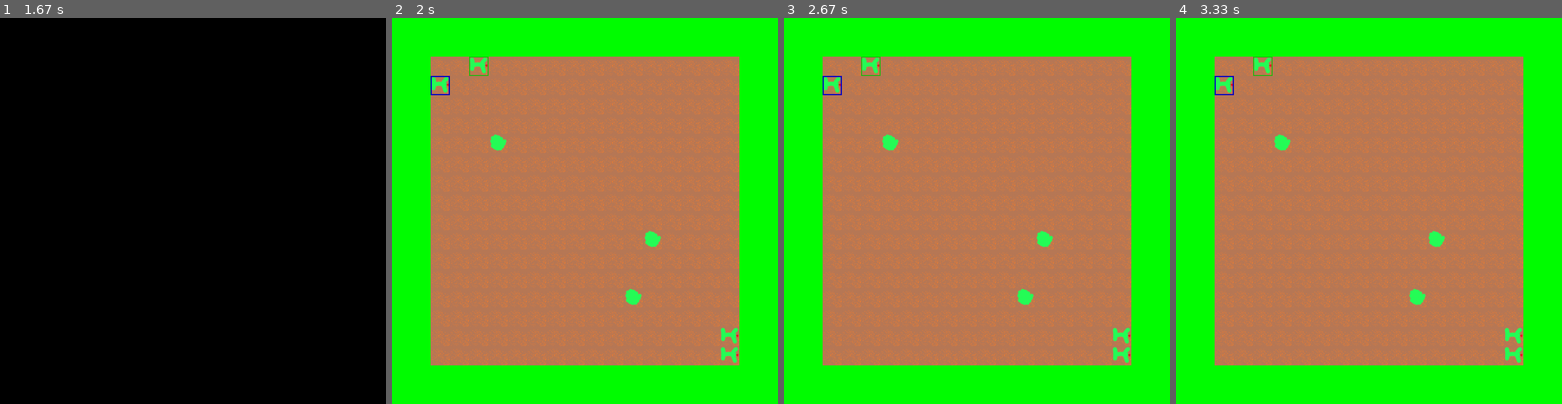
Above: before the commit, frames 1-4 (left to right).
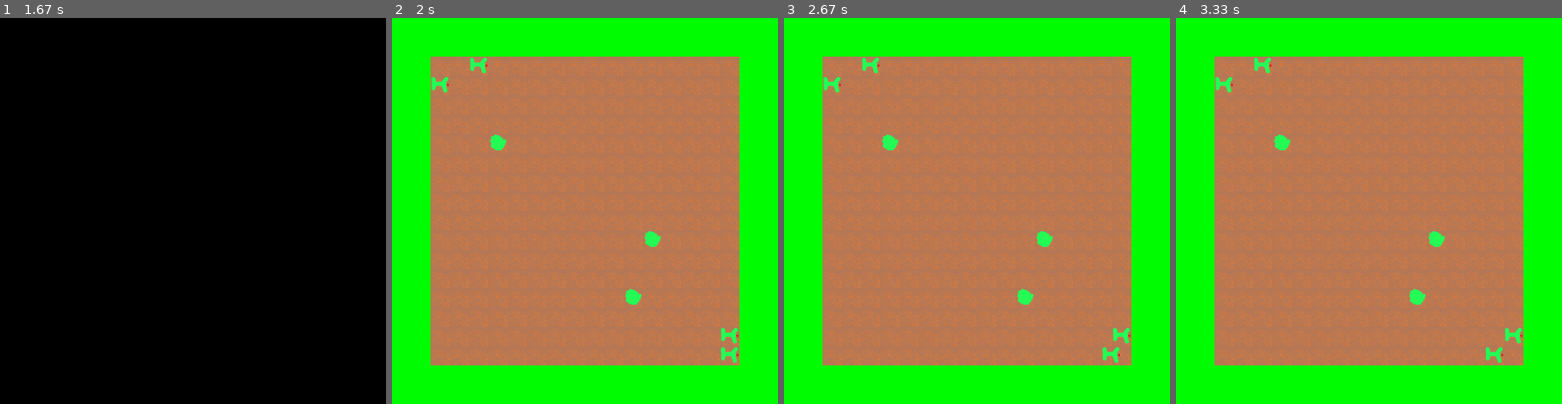
Above: after the commit, the same moments.

Repository: 00jeser/PyGameYandexLyceumProject
Game: pygame game, started from main.py
Same seed, same stepped clock (60 frames per second), same inputs: the game is played once before the commit and once after it.
Inputs (mouse positions are in pixels of both pictures, inside the frame that each line leads up to):
- Up to frame 1 (1.67 s): press the mouse at (30, 45) at 0.37 s; move the mouse to (54, 172) at 0.47 s; release the mouse at (73, 299) at 0.6 s; click (92, 68) at 0.72 s
- Up to frame 2 (2 s): no input
- Up to frame 3 (2.67 s): no input
- Up to frame 4 (3.33 s): no input

Frame 1 is identical in both runs. In frame 2, 0.1% of the frame differs, in the area x 10-25%, y 10-20%; in frame 3, 0.3%; in frame 4, 0.3%, in the area x 10-90%, y 10-90%.

Commit message:
доделана система перемещения

Diff:
--- a/Board.py
+++ b/Board.py
@@ -12,6 +12,7 @@
 moovingCoords = [(0,0),(10,10)]
 hodingPoint = (0, 0)
 errorFlag = True
+playerHodN,  enemyHodN = 0, 0
 errorPoint = (-100, -100)
 
 
@@ -24,6 +25,8 @@
             self.pole.append([])
             for _ in range(16):
                 self.pole[i].append('')
+        self.playerEntity = []
+        self.EnemyEntity = []
 
     def GetCoord(self, a):
         return a * (size[0]//16) + pos[0]
@@ -46,6 +49,8 @@
         global moovingEnemy
         global moovingCoords
         global lastHod
+        global playerHodN
+        global enemyHodN
         for i in range(16):
             for ii in range(16):
                 p = self.GetCoords((i, ii))
@@ -65,7 +70,7 @@
                             e[1:], *p, *s)
                     elif e[0] == 'e':
                         self.modules['EnemyDrawer'].draw(
-                            e[1:], *p, *s, self.pole)
+                            e[1:-2], *p, *s, self.pole)
         if hod == 1:
             if moovingCoords[0][0] > moovingCoords[1][0]:
                 moovingCoords[0] = (moovingCoords[0][0] - 1, moovingCoords[0][1])
@@ -75,24 +80,48 @@
                 moovingCoords[0] = (moovingCoords[0][0], moovingCoords[0][1] - 1)
             elif moovingCoords[0][1] < moovingCoords[1][1]:
                 moovingCoords[0] = (moovingCoords[0][0], moovingCoords[0][1] + 1)
-            self.modules['EnemyDrawer'].draw(moovingEnemy[1:], *moovingCoords[0], *(50, 50), self.pole)
+            self.modules['EnemyDrawer'].draw(moovingEnemy[1:-2], *moovingCoords[0], *(50, 50), self.pole)
             if moovingCoords[0] == moovingCoords[1]:
                 hoding -= 1
                 if hoding <= 0:
                     coords = self.GetCells(moovingCoords[0])
                     self.pole[coords[0]][coords[1]].append(moovingEnemy)
-                    hod = 0
+                    if lastHod == 0:
+                        enemyHodN += 1
+                        if enemyHodN >= len(self.EnemyEntity):
+                            enemyHodN = 0
+                        hodingPoint = self.EnemyEntity[enemyHodN]
+                        hod = 2
+                    else:
+                        playerHodN += 1
+                        if playerHodN >= len(self.playerEntity):
+                            playerHodN = 0
+                        hodingPoint = self.playerEntity[playerHodN]
+                        hod = 0
+        elif hod == 2:
+            hod = 1
+            lastHod = 2
+            hoding = 100
+            hodingPoint = self.EnemyEntity[enemyHodN]
+            moovingEnemy = self.pole[hodingPoint[0]][hodingPoint[1]][-1]
+            moovingCoords = [self.GetCoords(hodingPoint), self.GetCoords((hodingPoint[0] - 1, hodingPoint[1]))]
+            self.EnemyEntity[enemyHodN] = (hodingPoint[0] - 1, hodingPoint[1])
+            self.pole[hodingPoint[0]][hodingPoint[1]] = self.pole[hodingPoint[0]][hodingPoint[1]][:-1]
 
         for event in events:
             if event.type == pygame.MOUSEBUTTONUP:
                 PosX, PosY = self.GetCells(event.pos)
-                if not errorFlag:
-                    moovingEnemy = self.pole[hodingPoint[0]][hodingPoint[1]][-1]
-                    del self.pole[hodingPoint[0]][hodingPoint[1]][-1]
-                    moovingCoords = [self.GetCoords(hodingPoint), self.GetCoords((PosX, PosY))]
-                    hoding = 20
-                    hod = 1
-                    hodingPoint = (0, 1)
+                if hod == 0:
+                    if not errorFlag:
+                        moovingEnemy = self.pole[hodingPoint[0]][hodingPoint[1]][-1]
+                        #print(hodingPoint, self.pole[hodingPoint[0]][hodingPoint[1]])
+                        self.pole[hodingPoint[0]][hodingPoint[1]] = self.pole[hodingPoint[0]][hodingPoint[1]][:-1]
+                        moovingCoords = [self.GetCoords(hodingPoint), self.GetCoords((PosX, PosY))]
+                        hoding = 100
+                        hod = 1
+                        lastHod = 0
+                        self.playerEntity[playerHodN] = (PosX, PosY)
+
 
             if event.type == pygame.MOUSEMOTION:
                 PosX, PosY = event.pos
--- a/GameLevel.py
+++ b/GameLevel.py
@@ -13,13 +13,22 @@
         self.board.init(modules)
 
     def loadMap(self, args):
+        global hodingPoint
+        global hod
         f = open("data\\levels\\"+str(args)+".level").read().split('\n')
         for y in range(16):
             ff = f[y].split(',')
             for x in range(16):
                 self.board.pole[x][y] = []
                 for n in ff[x].split():
+                    if n[0] == 'e':
+                        if n[1] == 'p':
+                            self.board.playerEntity.append((x,y))
+                        else:
+                            self.board.EnemyEntity.append((x,y))
                     self.board.pole[x][y].append(n)
+        hodingPoint = self.board.playerEntity[0]
+        hod = 0
 
 
     def render(self, events):
--- a/data/levels/0.level
+++ b/data/levels/0.level
@@ -1,5 +1,5 @@
-bg epy,bg,bg,bg,bg,bg,bg,bg,bg,bg,bg,bg,bg,bg,bg,bg
-bg epy,bg,bg,bg,bg,bg,bg,bg,bg,bg,bg,bg,bg,bg,bg,bg
+bg epy10,bg,bg,bg,bg,bg,bg,bg,bg,bg,bg,bg,bg,bg,bg,bg
+bg epy10,bg,bg,bg,bg,bg,bg,bg,bg,bg,bg,bg,bg,bg,bg,bg
 bg,bg,bg,bg,bg,bg,bg,bg,bg,bg,bg,bg,bg,bg,bg,bg
 bg,bg,bg,bg,bg,bg,bg,bg,bg,bg,bg,bg,bg,bg,bg,bg
 bg,bg,bg,bg bk,bg,bg,bg,bg,bg,bg,bg,bg,bg,bg,bg,bg
@@ -12,5 +12,5 @@
 bg,bg,bg,bg,bg,bg,bg,bg,bg,bg,bg,bg,bg,bg,bg,bg
 bg,bg,bg,bg,bg,bg,bg,bg,bg,bg,bg bk,bg,bg,bg,bg,bg
 bg,bg,bg,bg,bg,bg,bg,bg,bg,bg,bg,bg,bg,bg,bg,bg
-bg,bg,bg,bg,bg,bg,bg,bg,bg,bg,bg,bg,bg,bg,bg,bg eey
-bg,bg,bg,bg,bg,bg,bg,bg,bg,bg,bg,bg,bg,bg,bg,bg eey
+bg,bg,bg,bg,bg,bg,bg,bg,bg,bg,bg,bg,bg,bg,bg,bg eey05
+bg,bg,bg,bg,bg,bg,bg,bg,bg,bg,bg,bg,bg,bg,bg,bg eey05
